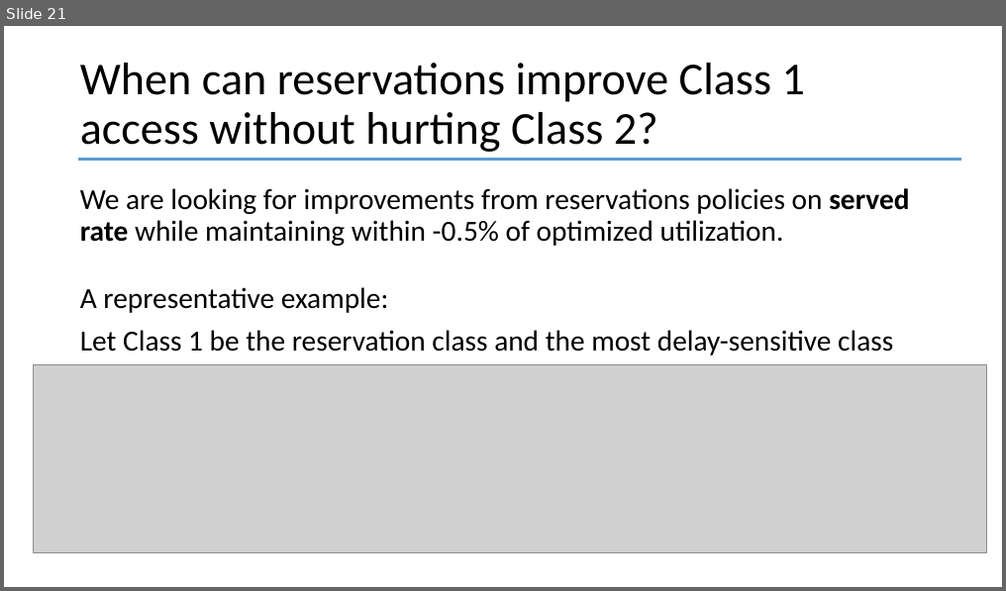
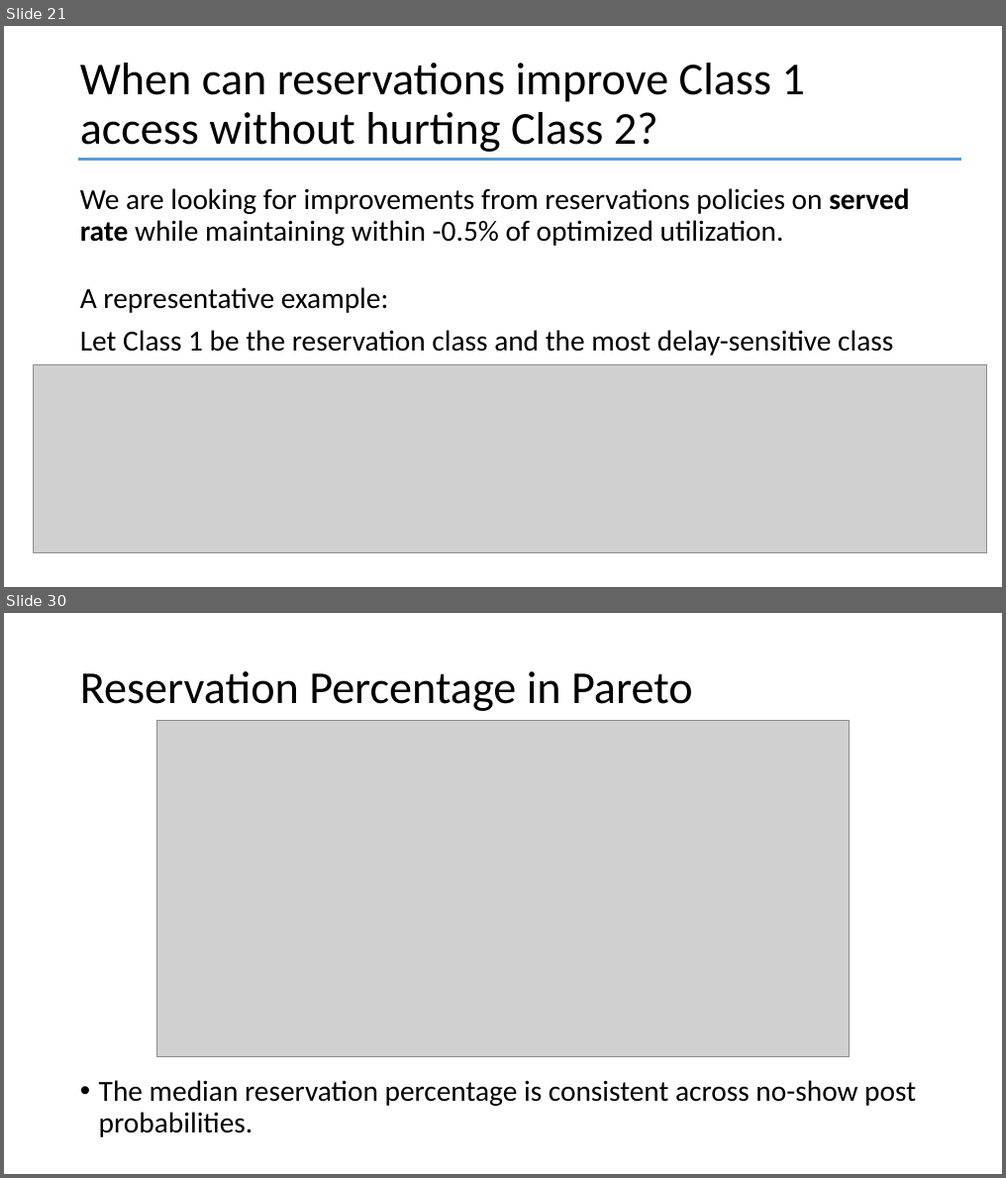
Before and after one commit to YcartXin/CUIMC-Appointment-Simulation, a slide deck: presentation/FCFS Presentation.pptx. Shown one above the other, each under a label of ours: slide 21 before the commit, slides 21 and 30 after it; the slides between them are not shown. The pictures are 1006x591 and 1006x1178 pixels, drawn with LibreOffice and Linux fonts; fonts in the diff are those of the drawing; grey boxes stand for pictures. Boxes give left, top, right and bottom in pixels: in the first picture for what was removed or moved away, otherwise in the second. Text is boxed around its words. In the diff, an @@ line names an element or a change of style, - is before the commit and + after.

```diff
--- a/presentation/FCFS Presentation.pptx
+++ b/presentation/FCFS Presentation.pptx
@@ slide 30 added at (x1=4, y1=613, x2=1002, y2=1174), background #FFFFFF @@
@@ title added at (x1=80, y1=671, x2=693, y2=711), 44 pt, text #000000 @@
+Reservation Percentage in Pareto
@@ picture added at (x1=156, y1=720, x2=849, y2=1057) @@
@@ text added at (x1=99, y1=1080, x2=916, y2=1138), 28 pt, text #000000 @@
+• The median reservation percentage is consistent across no-show post probabilities.
```
Also in this commit, not shown: 4 slides changed, 3 other slides added, 2 slides removed, 17 other files.
